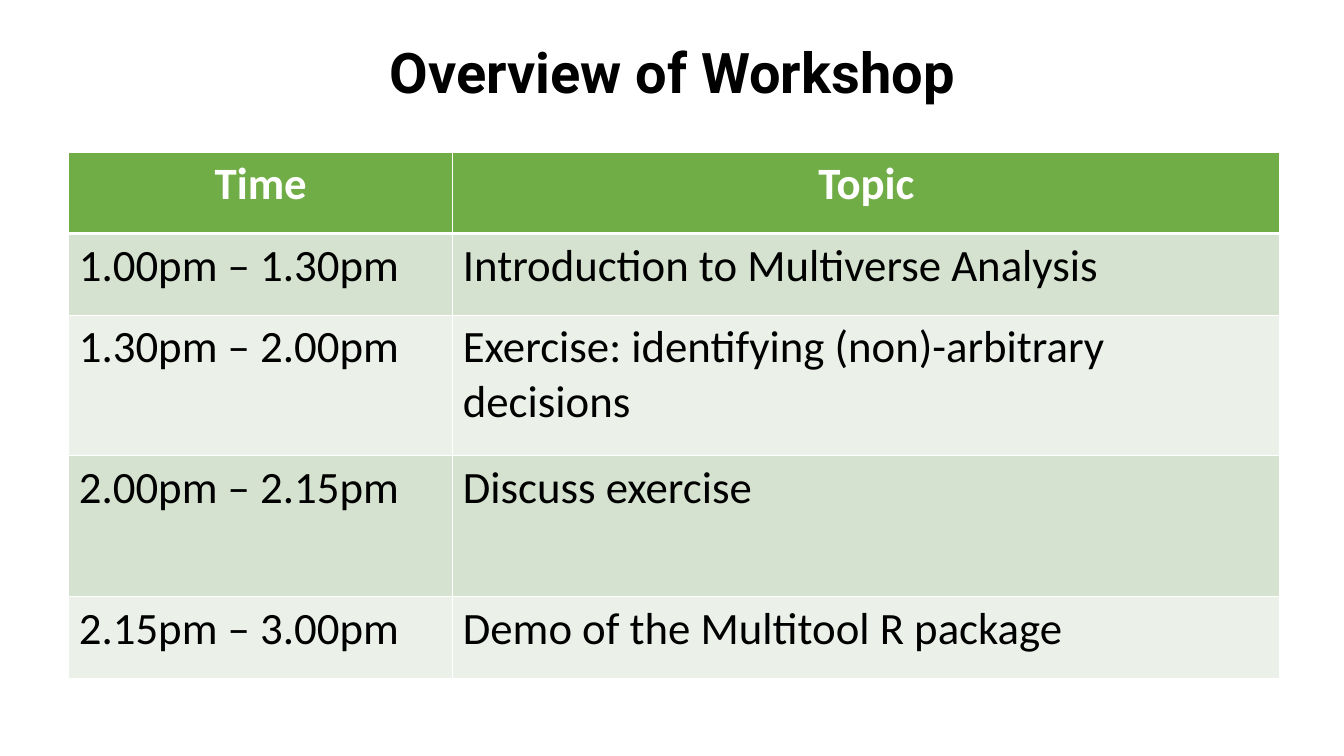
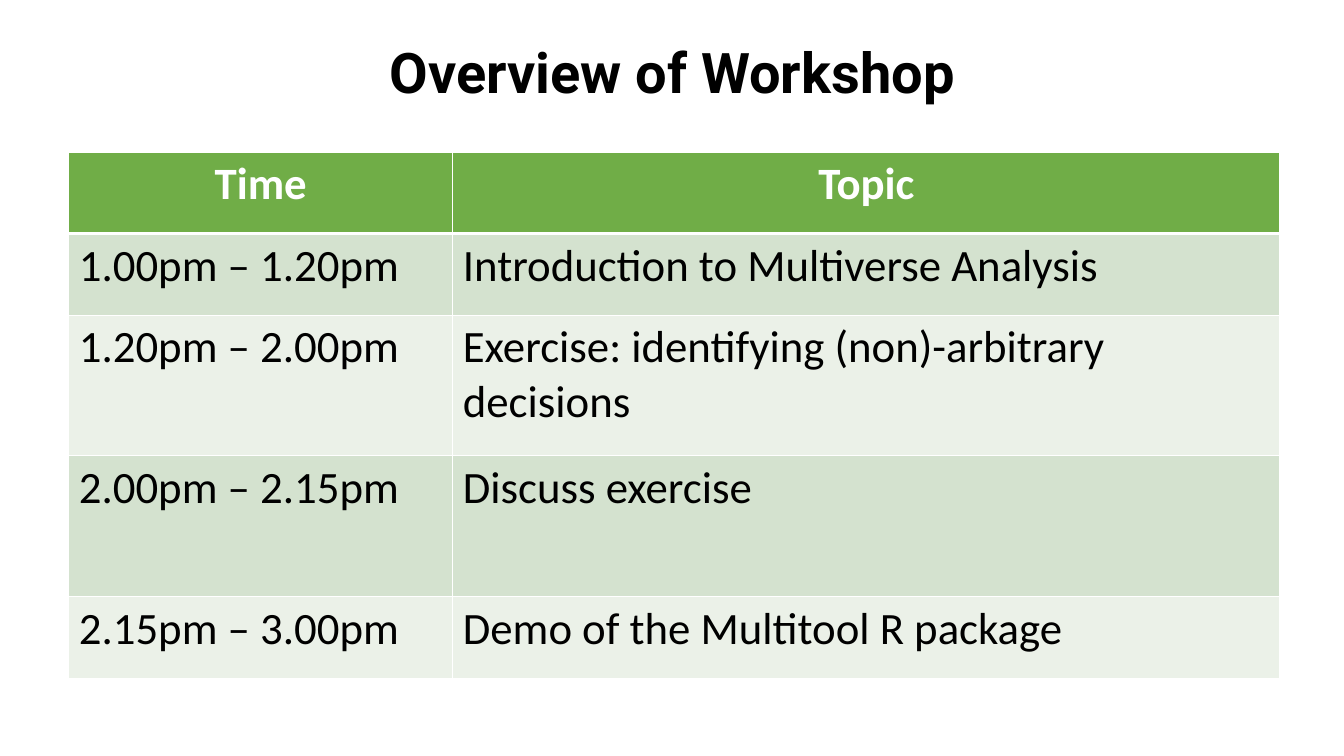
Before and after one commit to StefanVermeent/multiverse-workshop, a slide deck: slide 3 of Stanford_march_2024/intro-to-multiverse.pptx (slide 2 before the commit). Drawn at 1344x756 pixels with LibreOffice and Linux fonts; fonts in the diff are those of the drawing. Boxes give left, top, right and bottom in pixels: in the first picture for what was removed or moved away, otherwise in the second. Text is boxed around its words. In the diff, an @@ line names an element or a change of style, - is before the commit and + after.

Commit message:
final tweaks to slides

```diff
--- a/Stanford_march_2024/intro-to-multiverse.pptx
+++ b/Stanford_march_2024/intro-to-multiverse.pptx
@@ table at (x1=69, y1=152, x2=1280, y2=679) @@
-row 2, column 1: 1.00pm – 1.30pm
+row 2, column 1: 1.00pm – 1.20pm
-row 3, column 1: 1.30pm – 2.00pm
+row 3, column 1: 1.20pm – 2.00pm
```
Also in this commit, not shown: 3 other slides changed, 2 slides added, 1 slide removed.
